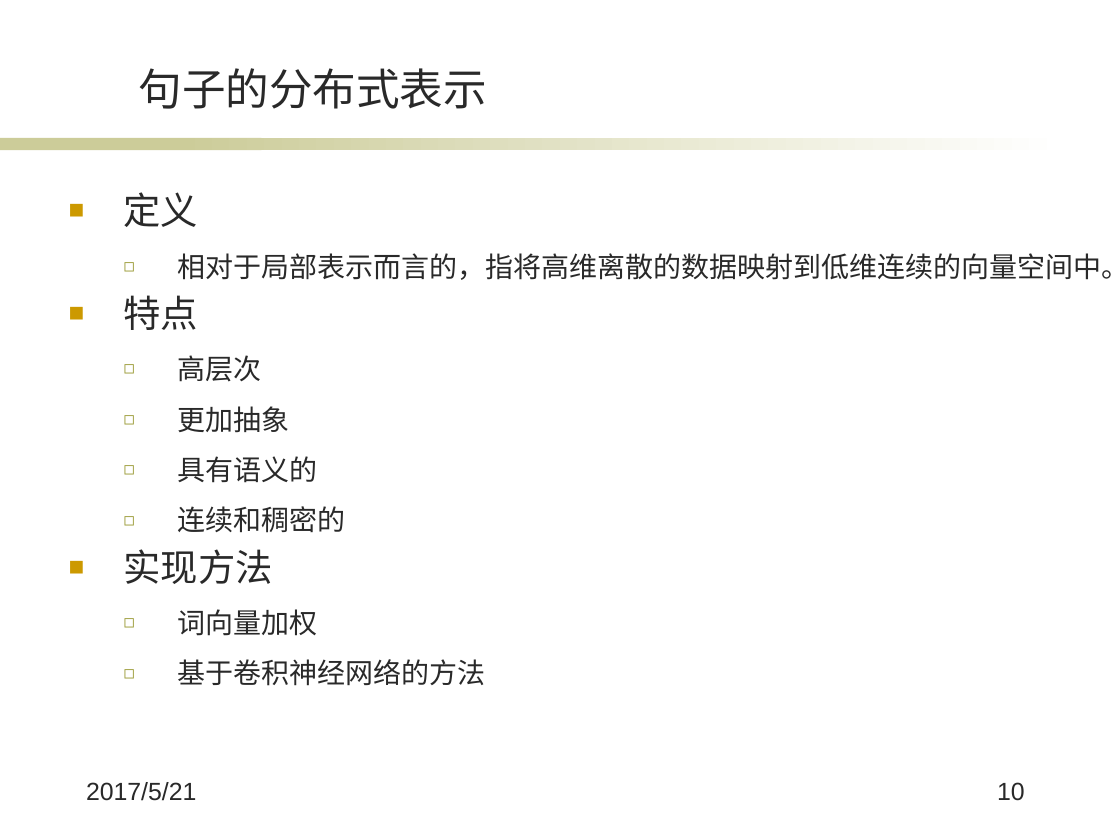
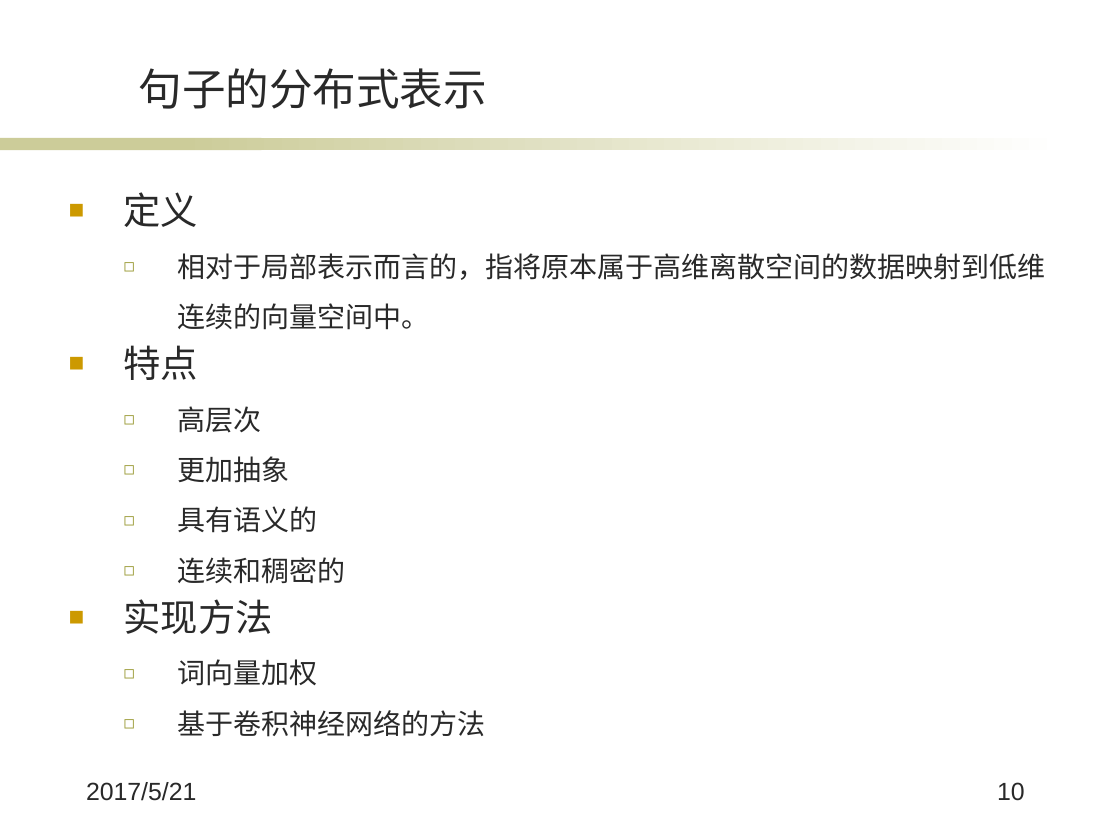
Before and after one commit to wqpod2g/paper, a slide deck: slide 10 of 毕业答辩ppt.pptx. Drawn at 1120x840 pixels with LibreOffice and Linux fonts; fonts in the diff are those of the drawing; background and template pictures are left out. Boxes give left, top, right and bottom in pixels: in the first picture for what was removed or moved away, otherwise in the second. Text is boxed around its words. In the diff, an @@ line names an element or a change of style, - is before the commit and + after.

```diff
--- a/毕业答辩ppt.pptx
+++ b/毕业答辩ppt.pptx
@@ text at [177,253,1045,330]: text changed @@
-  ◻ 相对于局部表示而言的，指将高维离散的数据映射到低维连续的向量空间中。
+  ◻ 相对于局部表示而言的，指将原本属于高维离散空间的数据映射到低维连续的向量空间中。
```
Also in this commit, not shown: 6 other slides changed.
